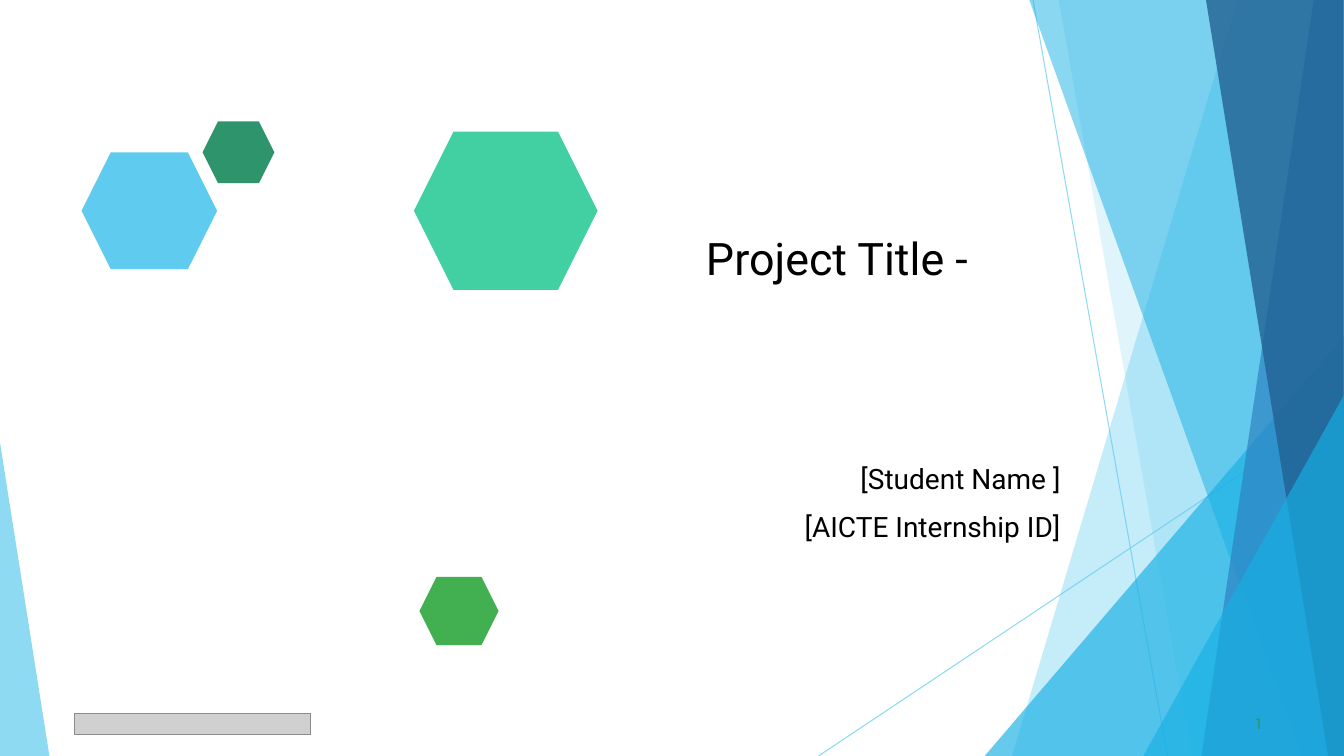
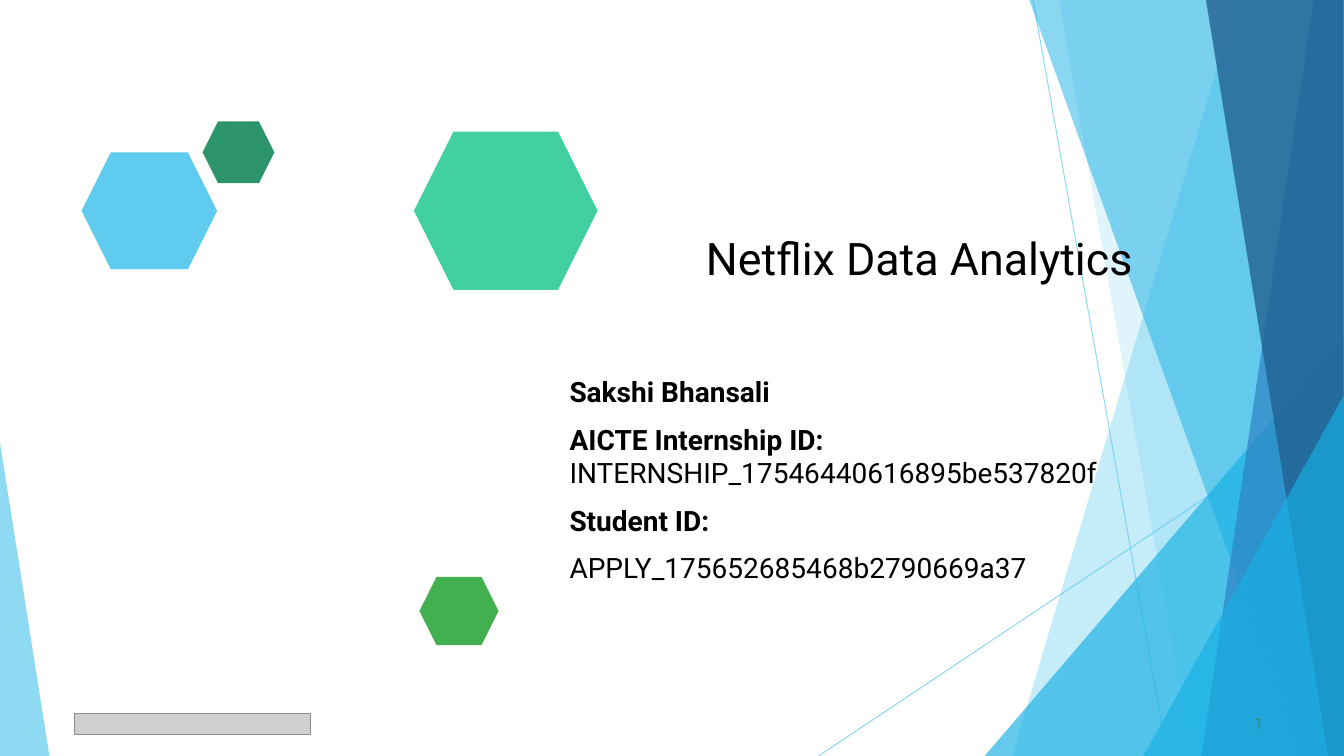
Before and after one commit to sabhansali/VOIS_AICTE_Oct2025_MajorProject_SakshiBhansali, a slide deck: slide 1 of Sakshi_Bhansali_Netflix Data Analysis Project PPT 3.pptx. Drawn at 1344x756 pixels with LibreOffice and Linux fonts; fonts in the diff are those of the drawing; grey boxes stand for pictures. Boxes give left, top, right and bottom in pixels: in the first picture for what was removed or moved away, otherwise in the second. Text is boxed around its words. In the diff, an @@ line names an element or a change of style, - is before the commit and + after.

```diff
--- a/Sakshi_Bhansali_Netflix Data Analysis Project PPT 3.pptx
+++ b/Sakshi_Bhansali_Netflix Data Analysis Project PPT 3.pptx
@@ title at (706,234,1133,287): text changed @@
-Project Title -
+Netflix Data Analytics
@@ text at (570,381,1097,580): text changed @@
-[Student Name ]
-[AICTE Internship ID]
+Sakshi Bhansali
+AICTE Internship ID: INTERNSHIP_17546440616895be537820f
+Student ID:
+APPLY_175652685468b2790669a37
```
Also in this commit, not shown: 11 other slides changed.
